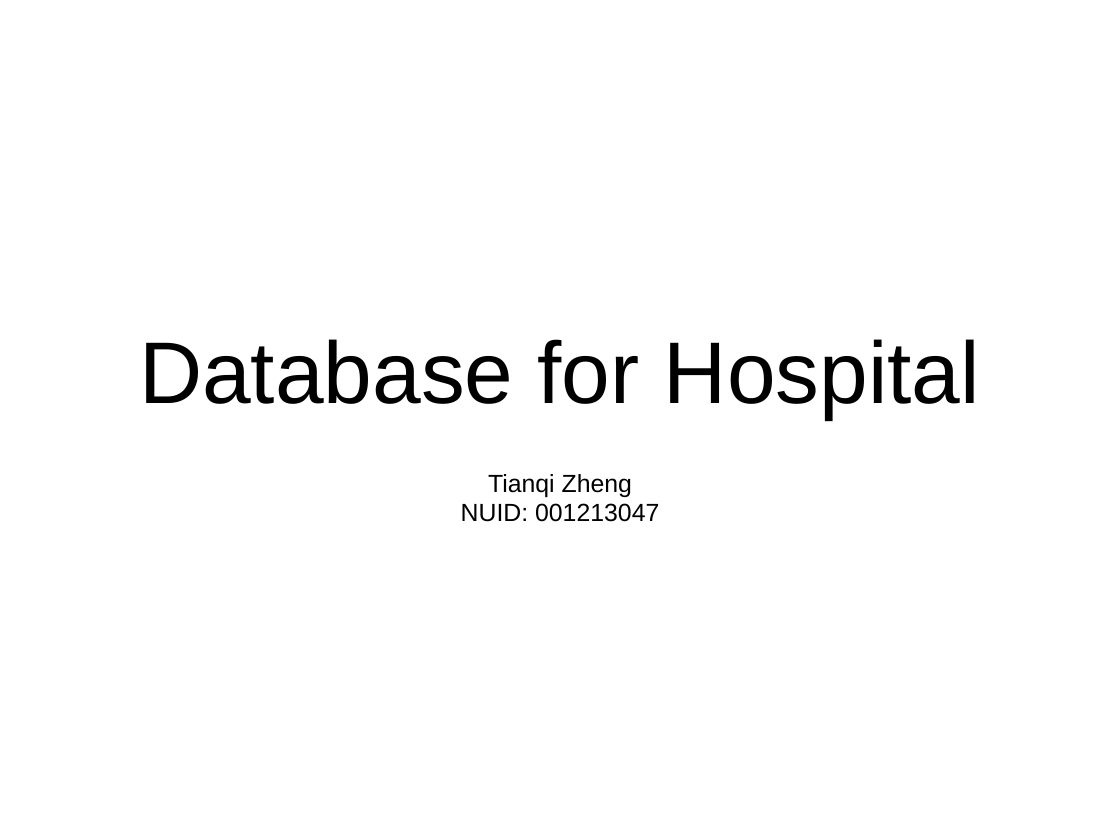
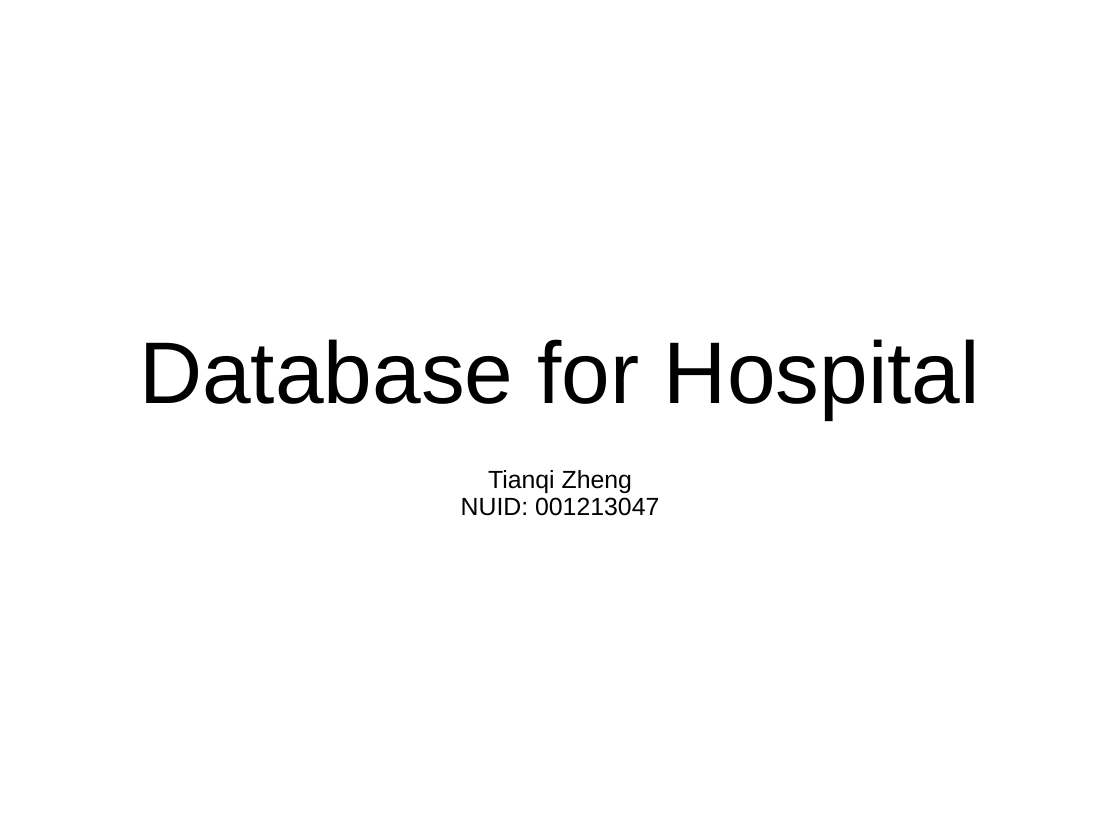
Before and after one commit to zhengtianqi94/HospitalDatabase, a slide deck: slide 1 of Presentation.pptx. Drawn at 1120x840 pixels with LibreOffice and Linux fonts; fonts in the diff are those of the drawing. Boxes give left, top, right and bottom in pixels: in the first picture for what was removed or moved away, otherwise in the second. Text is boxed around its words. In the diff, an @@ line names an element or a change of style, - is before the commit and + after.

Commit message:
1
1

```diff
--- a/Presentation.pptx
+++ b/Presentation.pptx
@@ subtitle "Tianqi Zheng" at [461, 470, 659, 516]: line spacing 1 to 0.9 @@
```
Also in this commit, not shown: 2 slides added.
